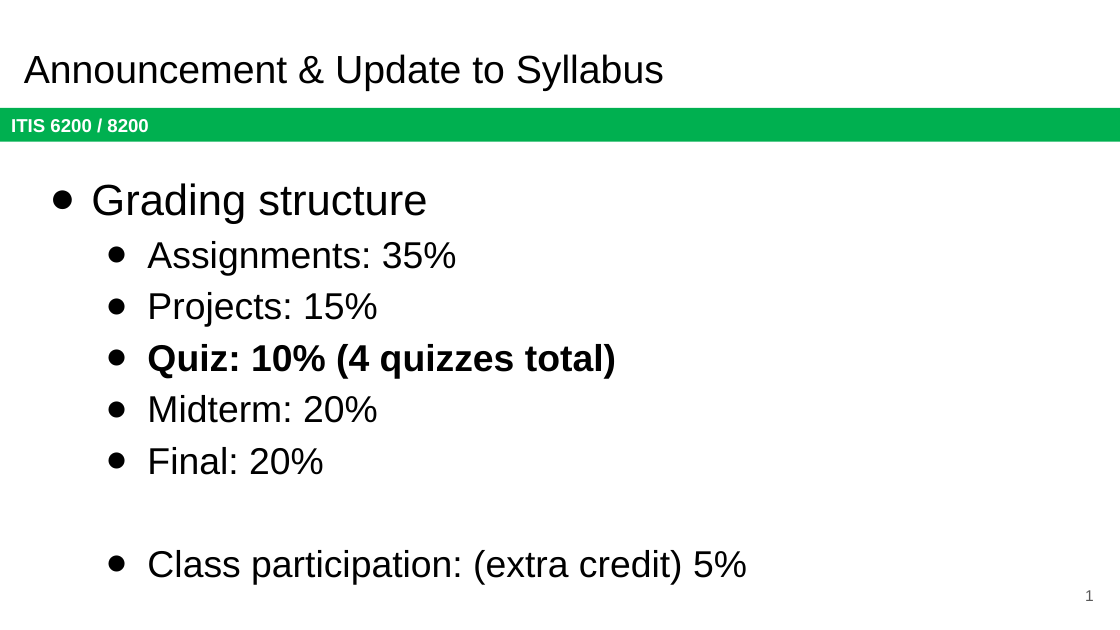
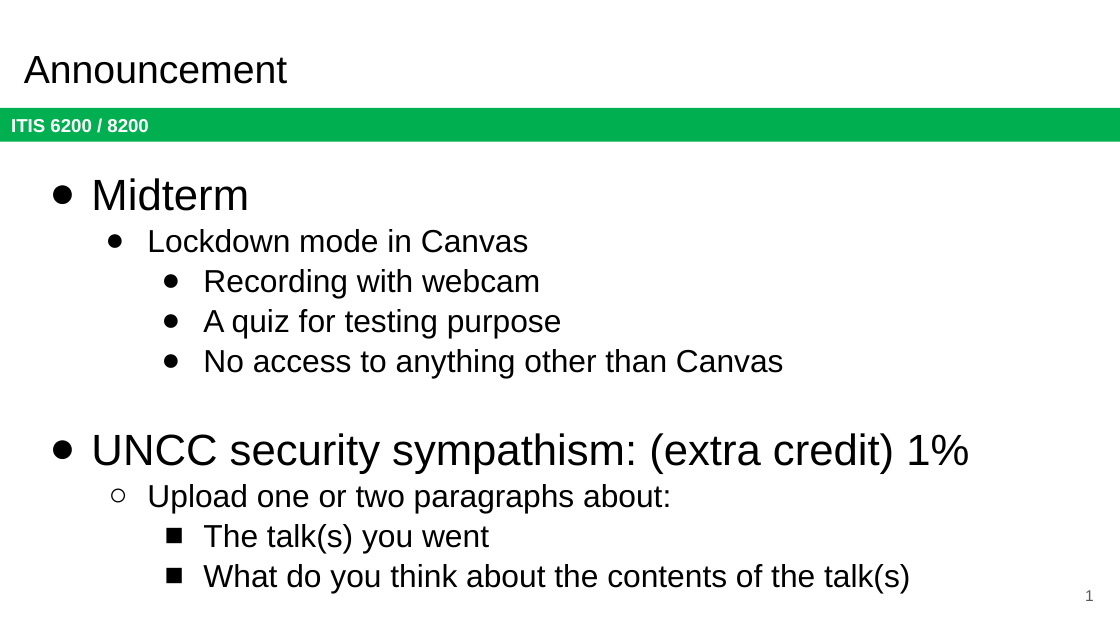
Before and after one commit to jx5c/github.io, a slide deck: slide 1 of teaching/ITIS6200/2023fa/lectures/Properties, policies, and mechanisms.pptx. Drawn at 1120x630 pixels with LibreOffice and Linux fonts; fonts in the diff are those of the drawing. Boxes give left, top, right and bottom in pixels: in the first picture for what was removed or moved away, otherwise in the second. Text is boxed around its words. In the diff, an @@ line names an element or a change of style, - is before the commit and + after.

```diff
--- a/teaching/ITIS6200/2023fa/lectures/Properties, policies, and mechanisms.pptx
+++ b/teaching/ITIS6200/2023fa/lectures/Properties, policies, and mechanisms.pptx
@@ title at <box>24,56,288,84</box>: text changed @@
-Announcement & Update to Syllabus
+Announcement
@@ text at <box>91,178,969,593</box>: text changed; size 24 to 20.4 pt @@
-● Grading structure
-  ● Assignments: 35%
-  ● Projects: 15%
-  ● Quiz: 10% (4 quizzes total)
-  ● Midterm: 20%
-  ● Final: 20%
-  ● Class participation: (extra credit) 5%
+● Midterm
+  ● Lockdown mode in Canvas
+    ● Recording with webcam
+    ● A quiz for testing purpose
+    ● No access to anything other than Canvas
+● UNCC security sympathism: (extra credit) 1%
+  ○ Upload one or two paragraphs about:
+    ■ The talk(s) you went
+    ■ What do you think about the contents of the talk(s)
```
Also in this commit, not shown: 2 other slides changed, 9 slides added, 2 slides removed, 1 other file.
